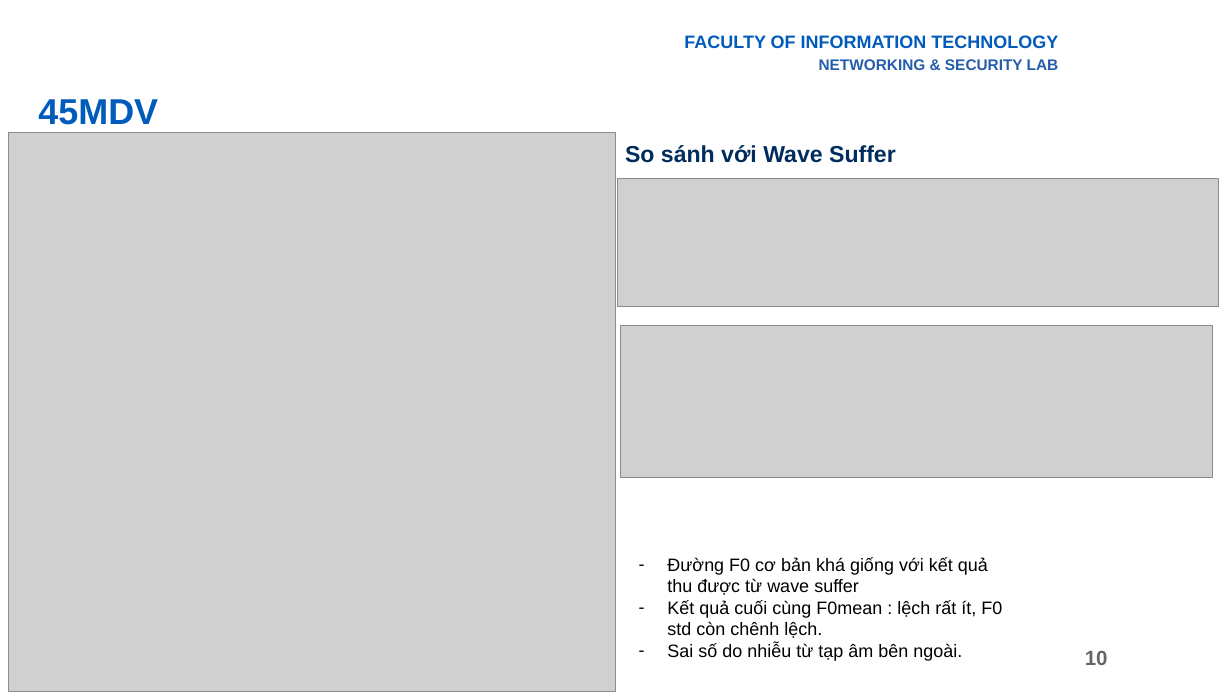
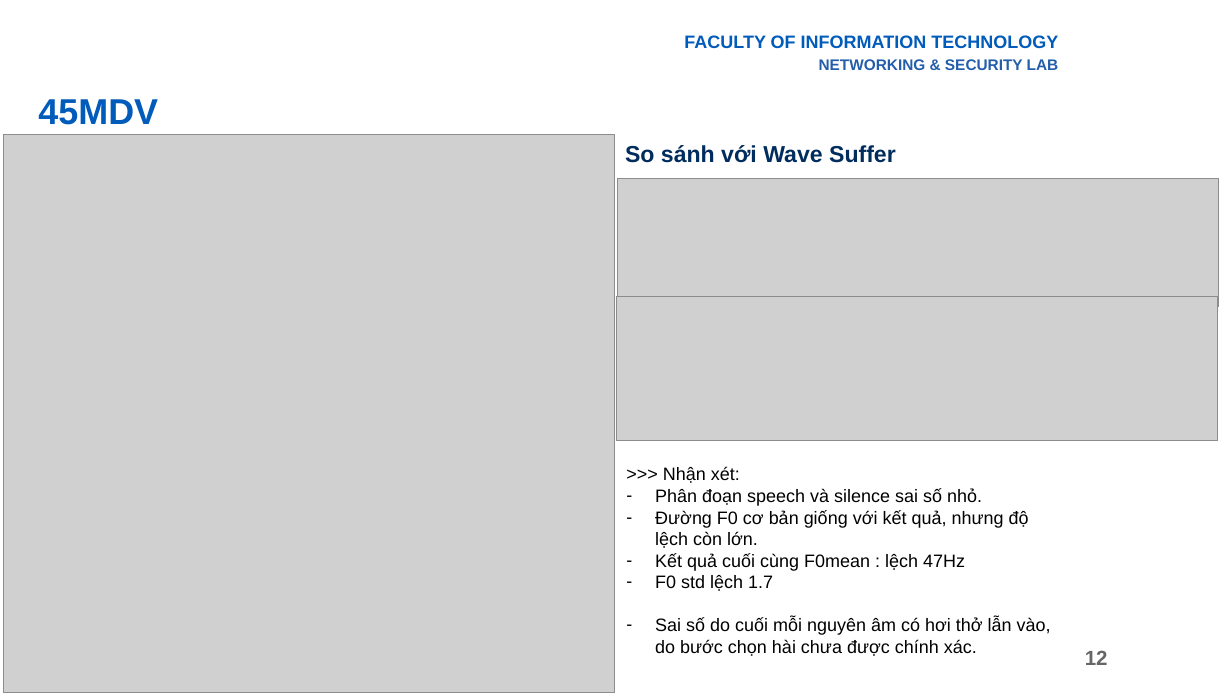
Before and after one commit to giabao2807/digital-signal-processing, a slide deck: slide 12 of endcourse/Final.pptx (slide 10 before the commit). Drawn at 1232x693 pixels with LibreOffice and Linux fonts; fonts in the diff are those of the drawing; grey boxes stand for pictures; background and template pictures are left out. Boxes give left, top, right and bottom in pixels: in the first picture for what was removed or moved away, otherwise in the second. Text is boxed around its words. In the diff, an @@ line names an element or a change of style, - is before the commit and + after.

```diff
--- a/endcourse/Final.pptx
+++ b/endcourse/Final.pptx
@@ picture resized from (x1=9, y1=133, x2=616, y2=692) to (x1=3, y1=135, x2=615, y2=693) @@
@@ picture resized from (x1=620, y1=326, x2=1213, y2=478) to (x1=616, y1=297, x2=1218, y2=441) @@
@@ text at (x1=655, y1=467, x2=1051, y2=656): text changed @@
-– Đường F0 cơ bản khá giống với kết quả thu được từ wave suffer
-– Kết quả cuối cùng F0mean : lệch rất ít, F0 std còn chênh lệch.
-– Sai số do nhiễu từ tạp âm bên ngoài.
+>>> Nhận xét:
+– Phân đoạn speech và silence sai số nhỏ.
+– Đường F0 cơ bản giống với kết quả, nhưng độ lệch còn lớn.
+– Kết quả cuối cùng F0mean : lệch 47Hz
+– F0 std lệch 1.7
+– Sai số do cuối mỗi nguyên âm có hơi thở lẫn vào, do bước chọn hài chưa được chính xác.
@@ page number at (x1=1085, y1=650, x2=1108, y2=665): text changed @@
-10
+12
```
Also in this commit, not shown: 6 other slides changed, 2 slides added, 2 other files.
